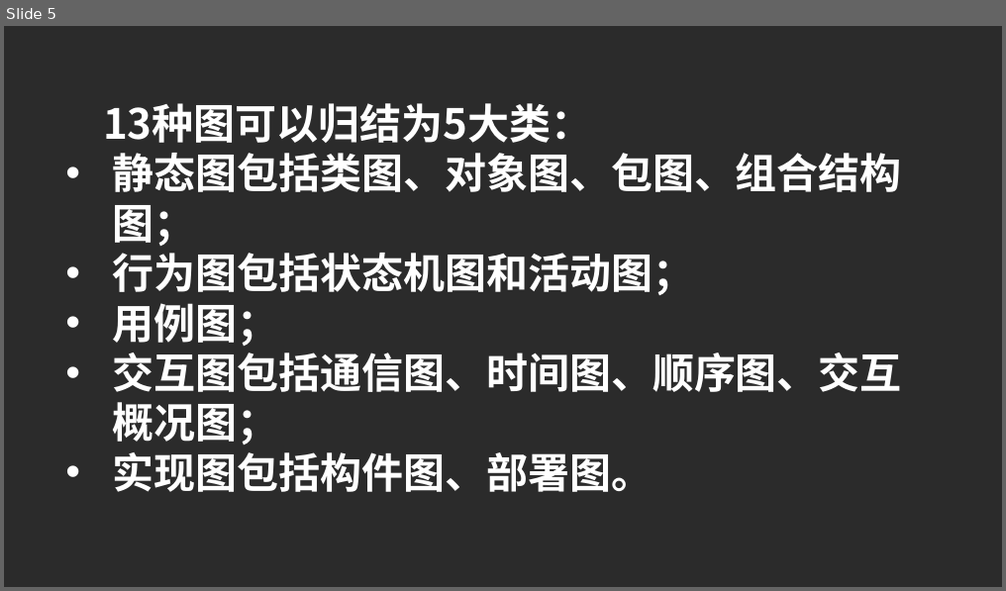
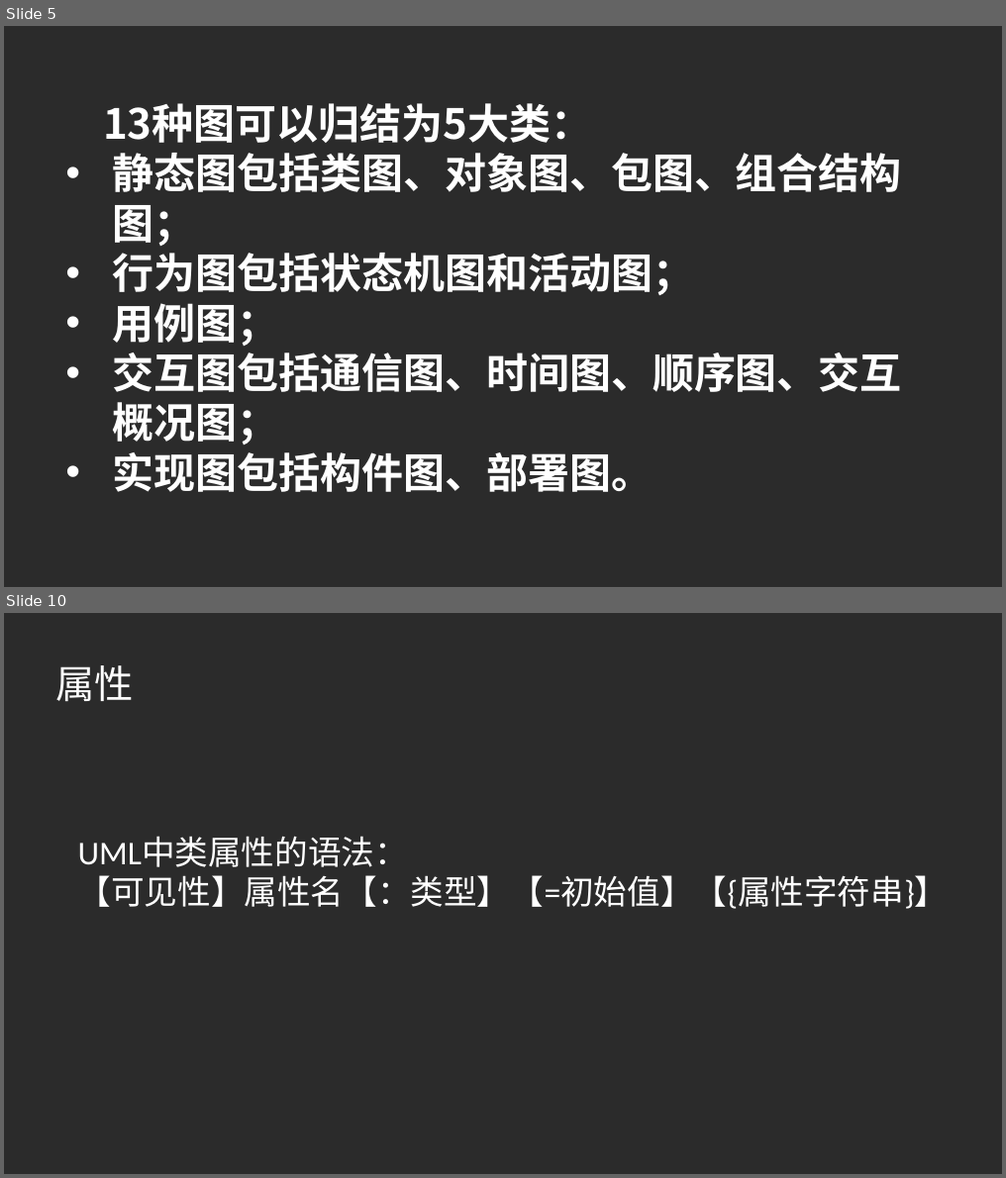
Before and after one commit to PRD2017G23/-, a slide deck: UML基础_图.pptx. Shown one above the other, each under a label of ours: slide 5 before the commit, slides 5 and 10 after it; the slides between them are not shown. The pictures are 1006x591 and 1006x1178 pixels, drawn with LibreOffice and Linux fonts; fonts in the diff are those of the drawing; background and template pictures are left out; a plain dark background stands for a picture behind light text. Boxes give left, top, right and bottom in pixels: in the first picture for what was removed or moved away, otherwise in the second. Text is boxed around its words. In the diff, an @@ line names an element or a change of style, - is before the commit and + after.

```diff
--- a/UML基础_图.pptx
+++ b/UML基础_图.pptx
@@ slide 10 added at (4,613,1002,1174), background picture (left out) @@
@@ text added at (56,665,134,701), 37.3 pt, text #FFFFFF @@
+属性
@@ text added at (78,838,948,909), 32 pt, text #FFFFFF @@
+UML中类属性的语法：
+【可见性】属性名【：类型】【=初始值】【{属性字符串}】
```
Also in this commit, not shown: 4 slides changed, 70 other slides added.
